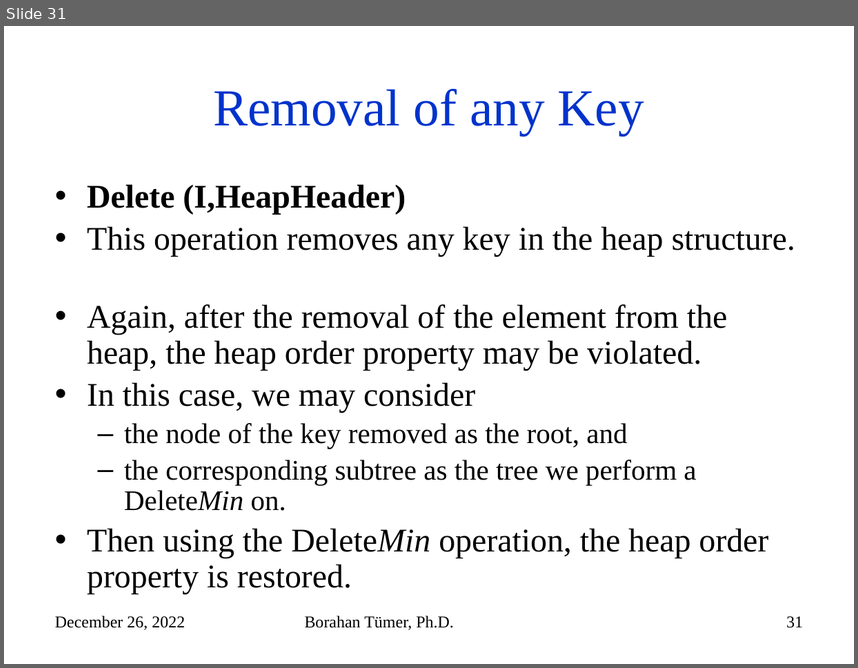
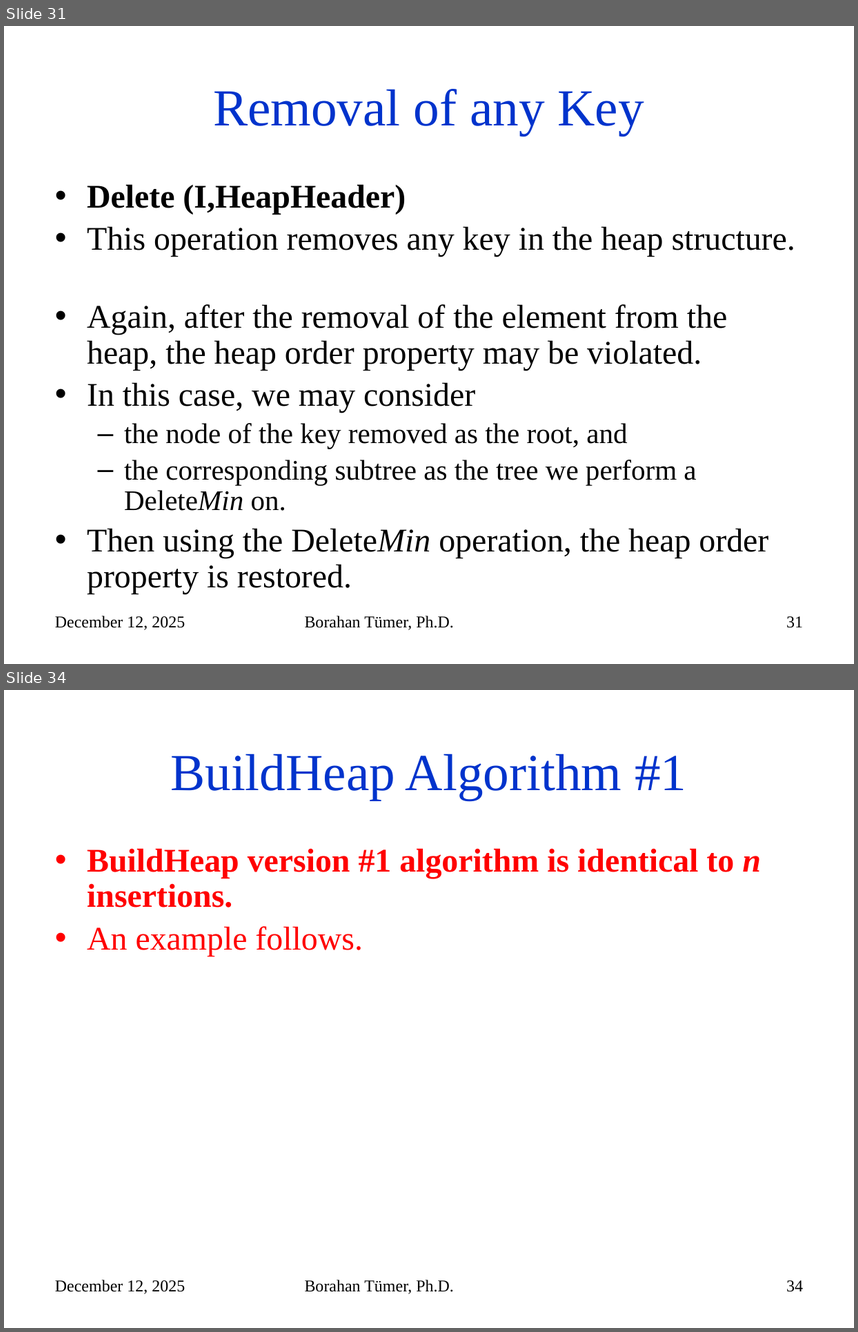
Before and after one commit to mehmetkayacse/cse225, a slide deck: files/Week8.pptx. Shown one above the other, each under a label of ours: slide 31 before the commit, slides 31 and 34 after it; the slides between them are not shown. The pictures are 858x668 and 858x1332 pixels, drawn with LibreOffice and Linux fonts; fonts in the diff are those of the drawing. Boxes give left, top, right and bottom in pixels: in the first picture for what was removed or moved away, otherwise in the second. Text is boxed around its words. In the diff, an @@ line names an element or a change of style, - is before the commit and + after.

```diff
--- a/files/Week8.pptx
+++ b/files/Week8.pptx
@@ slide 34 added at (4, 690, 854, 1328), background #FFFFFF @@
@@ title added at (170, 753, 686, 800), 44 pt, text #0033CC @@
+BuildHeap Algorithm #1
@@ text added at (87, 848, 761, 956), 28 pt, text #FF0000, bold @@
+• BuildHeap version #1 algorithm is identical to n insertions.
+• An example follows.
@@ text added at (55, 1279, 185, 1294), 14 pt, text #000000 @@
+December 12, 2025
@@ text added at (305, 1279, 454, 1294), 14 pt, text #000000 @@
+Borahan Tümer, Ph.D.
@@ page number added at (786, 1280, 803, 1292), 14 pt, text #000000 @@
+34
@@ slide 31 changed as well @@
@@ text at (55, 615, 185, 630): text changed @@
-December 26, 2022
+December 12, 2025
```
Also in this commit, not shown: 140 other slides changed, 3 other slides added.
